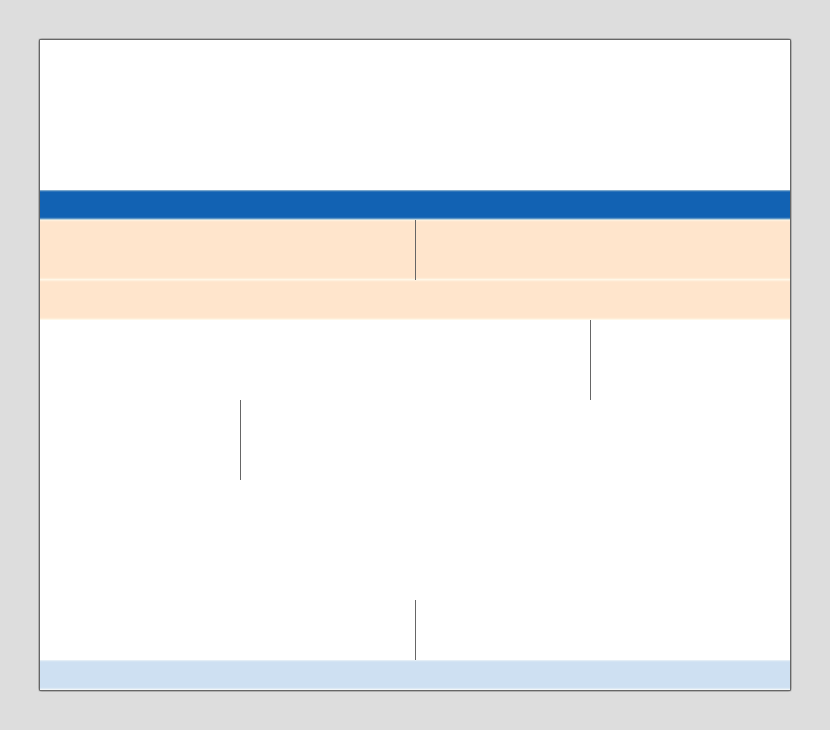
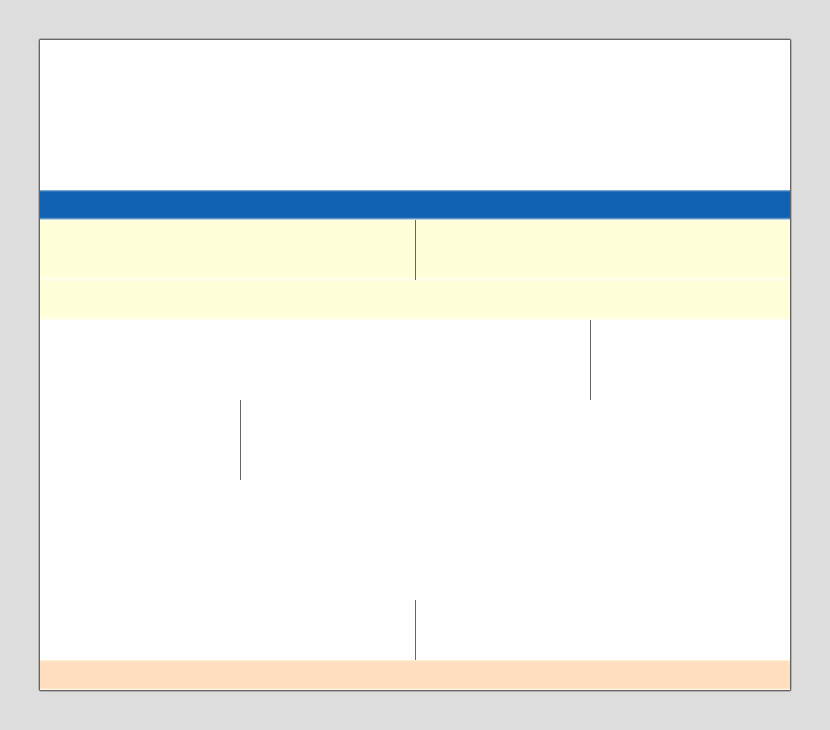
Layer changes from the first w=830, h=730 image to the second:
pixels changed over [40, 220, 790, 690] (layer not identified)
